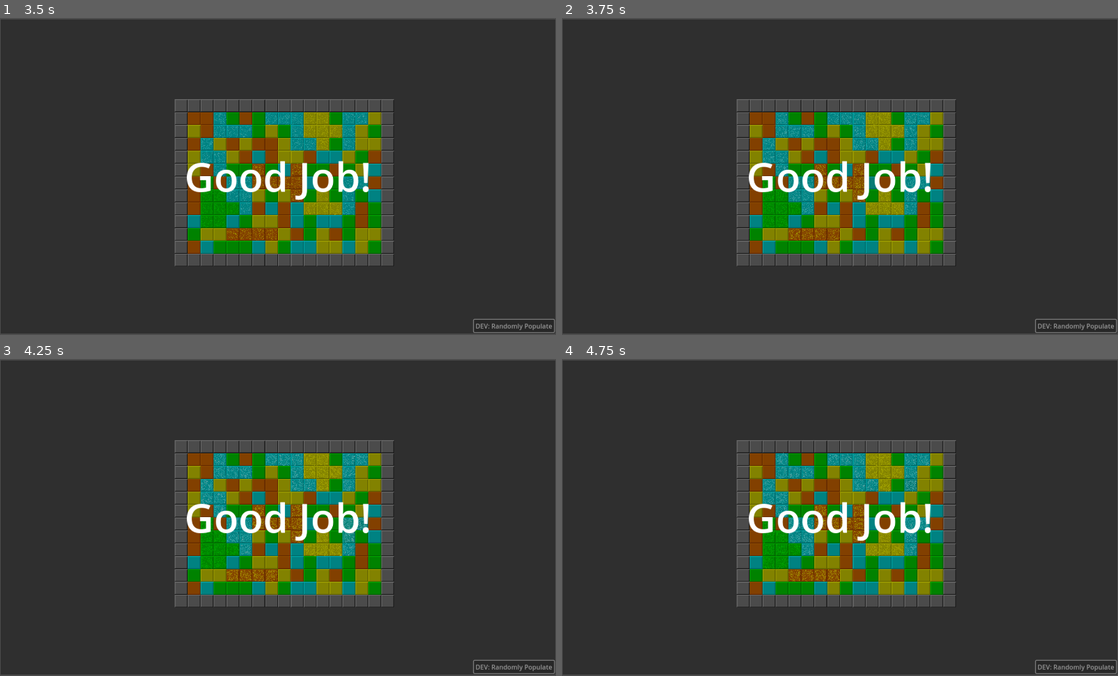
Above: before the commit, frames 1-4 (two rows, left to right).
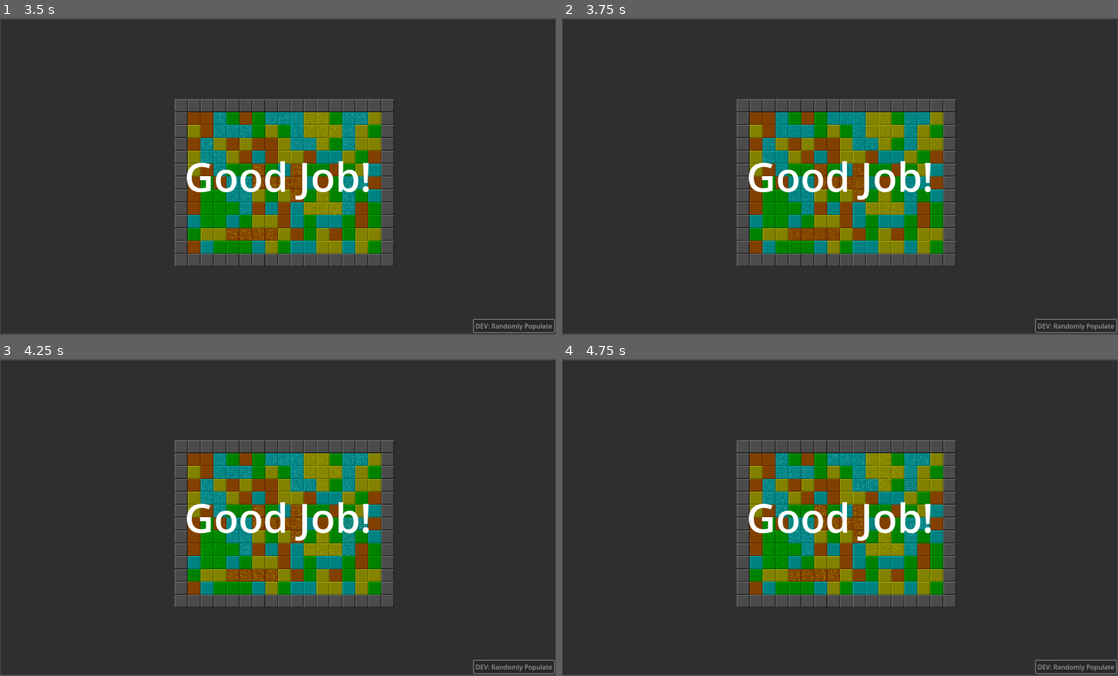
Above: after the commit, the same moments.

Repository: alexcolemandata/game-matcher
Game: Godot game, scene res://main.tscn
Same seed, same stepped clock (60 frames per second), same inputs: the game is played once before the commit and once after it. Sound files missing from this copy of the repository are replaced by a short silence.
Inputs:
- Up to frame 1 (3.5 s): click "Score" at 0.5 s; click "DEV: Randomly Populate" at 1.25 s; hold Right (right) 2.03-2.78 s; hold A (rotate anticlockwise) 2.03-2.78 s; hold Down (down) from 2.78 s (still down); tap D (rotate clockwise) at 2.85 s
- Up to frame 2 (3.75 s): release Down (down) at 3.53 s; hold Right (right) from 3.53 s (still down); hold S (spawn piece) from 3.53 s (still down)
- Up to frame 3 (4.25 s): keep holding Right (right); keep holding S (spawn piece)
- Up to frame 4 (4.75 s): release Right (right) at 4.28 s; release S (spawn piece) at 4.28 s; hold Up (up) from 4.28 s (still down); tap A (rotate anticlockwise) at 4.35 s

Frame 1 is identical in both runs. In frame 2, 0.5% of the frame differs, in the area x 36-67%, y 29-71%; in frame 3, 0.5%; in frame 4, 0.5%.

Commit message:
fix occasional stuck glow on gravity

Diff:
--- a/Board.gd
+++ b/Board.gd
@@ -171,7 +171,10 @@
 	return scorable_pieces
 
 
-
+func stop_all_glows() -> void:
+	for coord in glow_coord.keys():
+		glow_coord[coord].stop_glow()
+		glow_coord.erase(coord)
 
 func clear_scored_pieces() -> bool:
 	print("clear_scored_pieces")
@@ -208,10 +211,6 @@
 				sparks.fire(global_coord, color)
 				placed_tiles.erase_cell(neighbor)
 
-				if glow_coord.has(neighbor):
-					glow_coord[neighbor].queue_free()
-					glow_coord.erase(neighbor)
-
 			ScoreNumbers.display_number(
 				neighbors.size(),
 				global_coord + Vector2(0, -80),
@@ -308,15 +307,16 @@
 
 func glow_scorable_tiles() -> void:
 	var scorable_coords: Array[Vector2i]
+	stop_all_glows()
 	for tile in TILES:
 		scorable_coords = scorable_pieces_for_tile(tile)
+		var newly_glowing_coords
 		for coord in scorable_coords:
+			var global_coord = placed_tiles.to_global(placed_tiles.map_to_local(coord))
 			var glow = TILEGLOW.instantiate()
-			add_child(glow)
-
-			var global_coord = placed_tiles.to_global(placed_tiles.map_to_local(coord))
 			glow.glow(global_coord, color_of_tile(tile))
 			glow_coord[coord] = glow
+			add_child(glow)
 	return
 
 func spawn_piece() -> void:
@@ -395,6 +395,7 @@
 
 func gravity_down() -> void:
 	print("gravity down")
+	stop_all_glows()
 	var placed_coords = placed_tiles.get_used_cells()
 	var per_x_coords: Dictionary = {}
 	for coord in placed_coords:
--- a/layer_holder.gd
+++ b/layer_holder.gd
@@ -3,8 +3,6 @@
 const ColorLayer = preload("res://ColorLayer.gd")
 const Board = preload("res://Board.gd")
 
-func _ready() -> void:
-	add_child(Board)
 
 
 func _process(delta: float) -> void:
--- a/sparks.tscn
+++ b/sparks.tscn
@@ -35,6 +35,8 @@
 gravity = Vector3(0, 98, 0)
 damping_max = 39.355
 scale_min = 0.5
+scale_max = 4.0
+scale_over_velocity_max = 41.1
 color_initial_ramp = SubResource("GradientTexture1D_yqtj5")
 alpha_curve = SubResource("CurveTexture_se5an")
 turbulence_noise_speed = Vector3(0.5, 0.2, 0.2)
